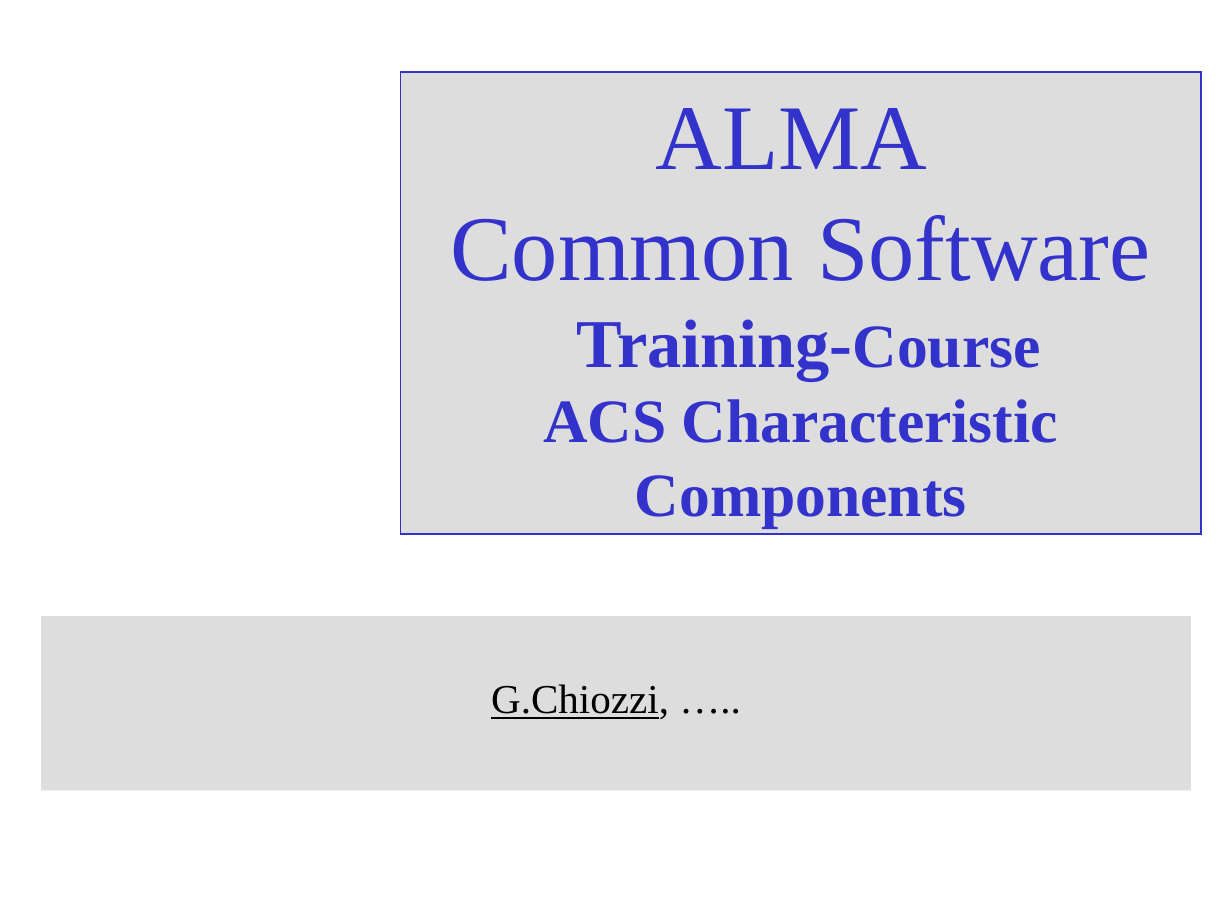
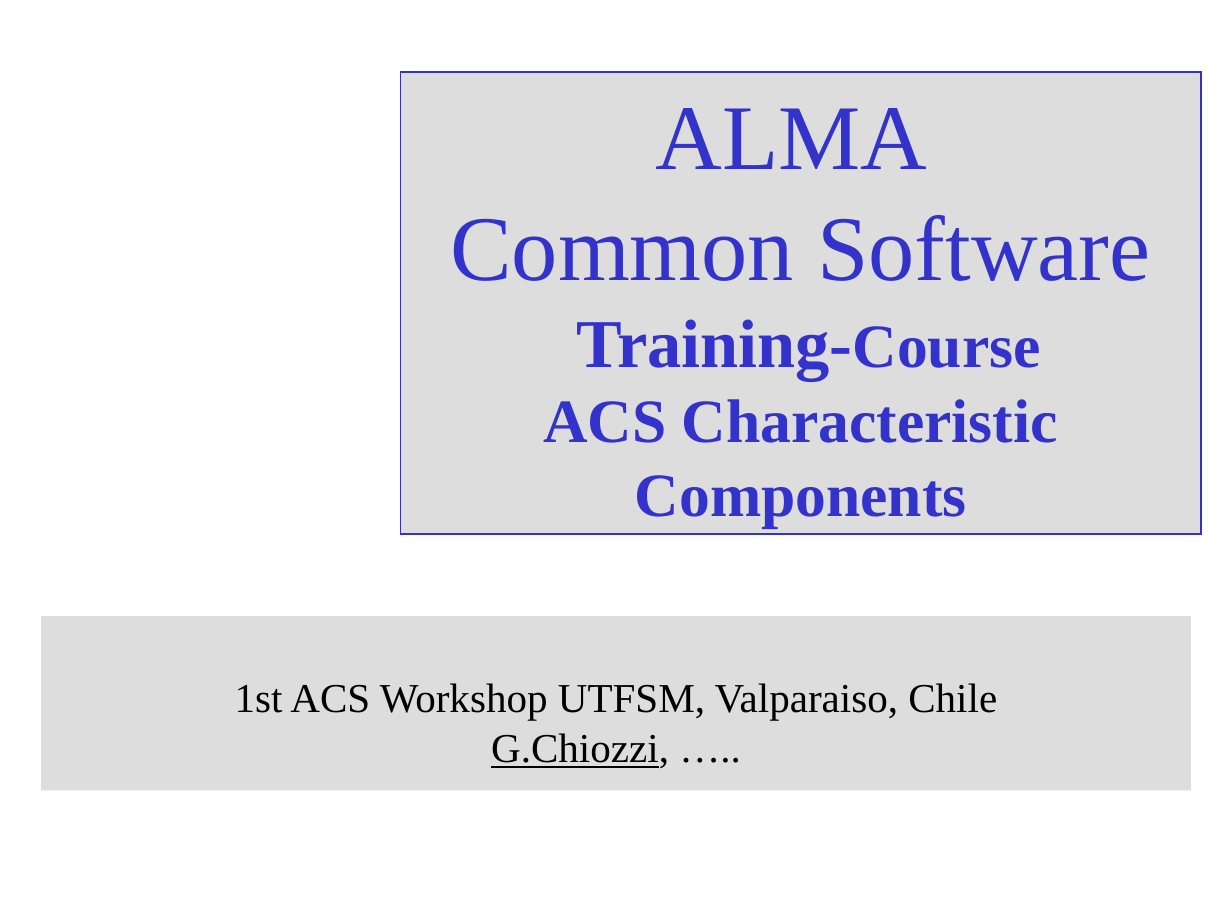
Before and after one commit to ACS-Community/ACS, a slide deck: slide 1 of Documents/ACS-Course/ACSCourse-01d-CharComp.ppt. Drawn at 1232x924 pixels with LibreOffice and Linux fonts; fonts in the diff are those of the drawing; background and template pictures are left out. Boxes give left, top, right and bottom in pixels: in the first picture for what was removed or moved away, otherwise in the second. Text is boxed around its words. In the diff, an @@ line names an element or a change of style, - is before the commit and + after.

Commit message:
Updated for ACS Course in UTFSM Valparaiso.

```diff
--- a/Documents/ACS-Course/ACSCourse-01d-CharComp.ppt
+++ b/Documents/ACS-Course/ACSCourse-01d-CharComp.ppt
@@ subtitle at <box>235,683,997,720</box>: paragraph added @@
+1st ACS Workshop UTFSM, Valparaiso, Chile
```
Also in this commit, not shown: 2 other files.
